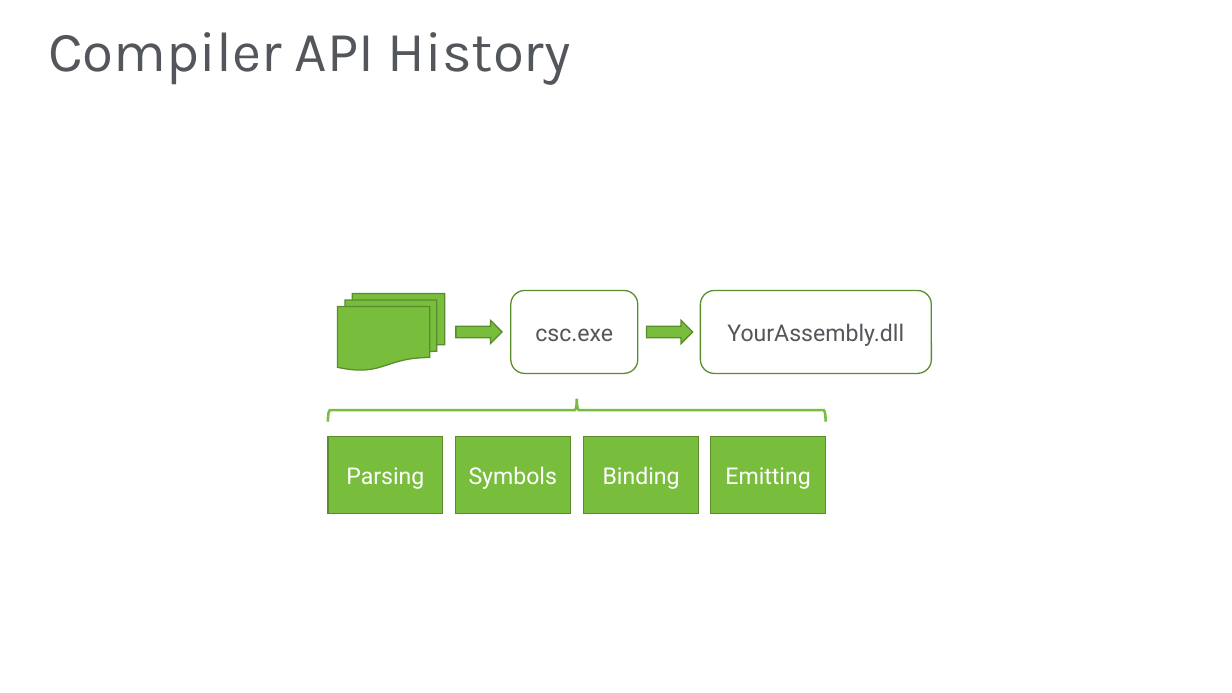
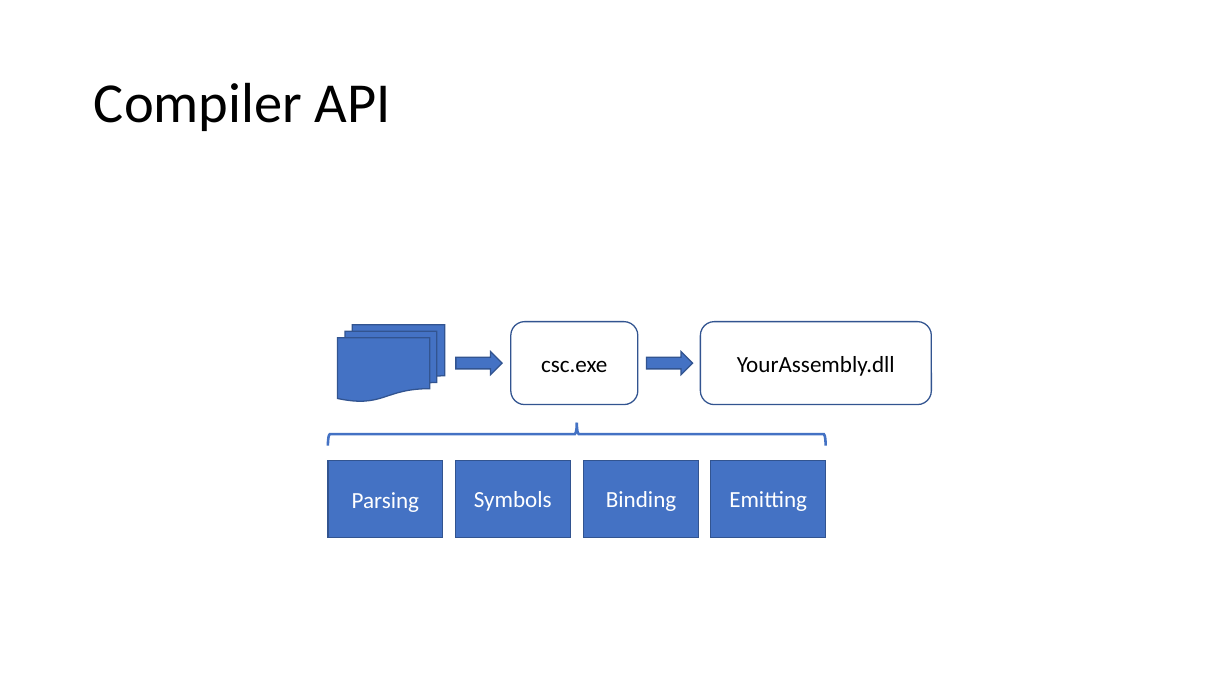
Before and after one commit to JasonBock/Presentations, a slide deck: slide 11 of Using the Compiler API in Real-World Scenarios.pptx. Drawn at 1232x693 pixels with LibreOffice and Linux fonts; fonts in the diff are those of the drawing; background and template pictures are left out. Boxes give left, top, right and bottom in pixels: in the first picture for what was removed or moved away, otherwise in the second. Text is boxed around its words. In the diff, an @@ line names an element or a change of style, - is before the commit and + after.

```diff
--- a/Using the Compiler API in Real-World Scenarios.pptx
+++ b/Using the Compiler API in Real-World Scenarios.pptx
@@ title at (94, 82, 391, 131): text changed; font Karla to Calibri; text colour #53565A to #000000 @@
-Compiler API History
+Compiler API
@@ 2 rounded rectangles, 2 right arrows, 1 flow chart multidocument: place and size @@
-2 rounded rectangles, 2 right arrows, 1 flow chart multidocument at (337, 290, 932, 373)
+2 rounded rectangles, 2 right arrows, 1 flow chart multidocument at (337, 322, 932, 405)
@@ fill #78BE3C to #4472C4; outline #598D2C 1 pt to #325491 1 pt in 3 elements at (456, 351, 502, 374), (647, 351, 693, 374), (337, 324, 445, 401) @@
@@ rounded rectangle "csc.exe" at (511, 322, 639, 405): font Roboto to Calibri, text colour #53565A to #000000; outline #598D2C 1 pt to #325491 1 pt @@
@@ rounded rectangle "YourAssembly.dll" at (701, 322, 932, 405): font Roboto to Calibri, text colour #53565A to #000000; outline #598D2C 1 pt to #325491 1 pt @@
@@ 4 rectangles, 1 left brace: place and size @@
-4 rectangles, 1 left brace at (328, 399, 826, 513)
+4 rectangles, 1 left brace at (328, 422, 826, 537)
@@ left brace at (328, 422, 826, 445): outline #78BE3C 2 pt to #4472C4 2 pt @@
@@ font Roboto to Calibri; fill #78BE3C to #4472C4; outline #598D2C 1 pt to #325491 1 pt in 4 elements at (328, 460, 443, 537), (456, 460, 570, 537), (584, 460, 699, 537), (711, 460, 825, 537) @@
```
Also in this commit, not shown: 15 other slides changed.
